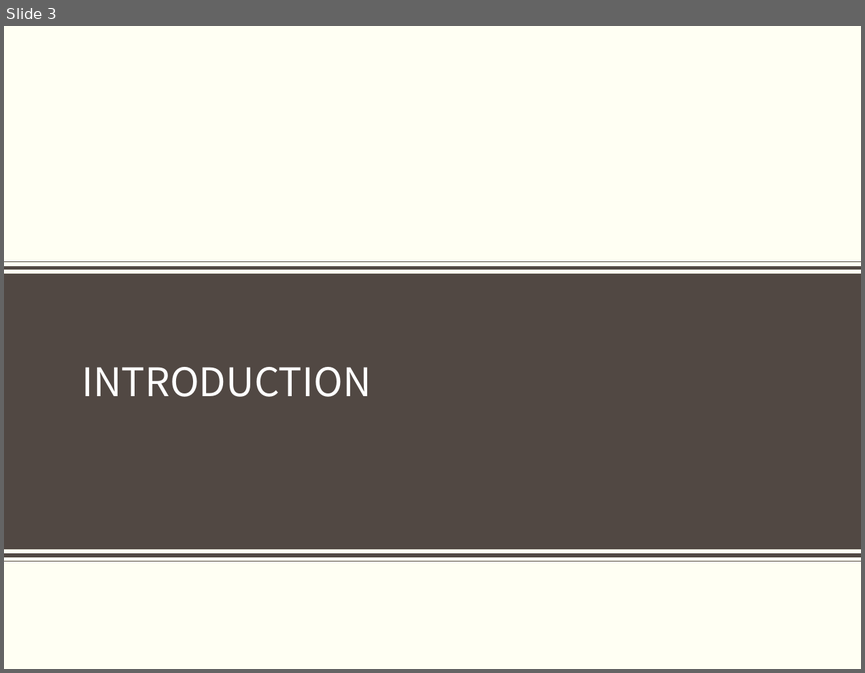
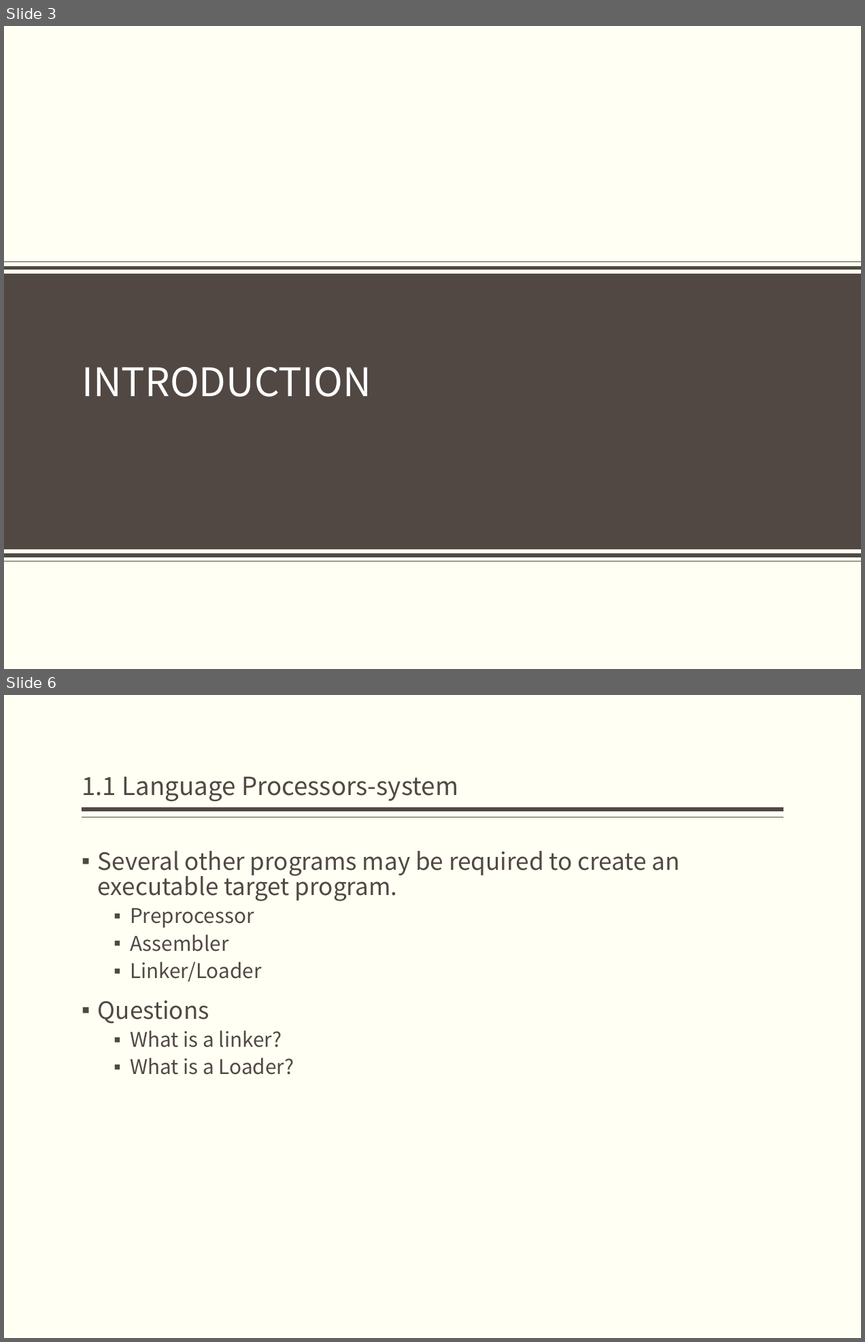
Before and after one commit to bonkboykz/jz81.github.io, a slide deck: course/compiler/LectureNotes/(Spring2017)Lecture1.pptx. Shown one above the other, each under a label of ours: slide 3 before the commit, slides 3 and 6 after it; the slides between them are not shown. The pictures are 865x673 and 865x1342 pixels, drawn with LibreOffice and Linux fonts; fonts in the diff are those of the drawing; background and template pictures are left out. Boxes give left, top, right and bottom in pixels: in the first picture for what was removed or moved away, otherwise in the second. Text is boxed around its words. In the diff, an @@ line names an element or a change of style, - is before the commit and + after.

```diff
--- a/course/compiler/LectureNotes/(Spring2017)Lecture1.pptx
+++ b/course/compiler/LectureNotes/(Spring2017)Lecture1.pptx
@@ slide 6 added at (x1=4, y1=695, x2=861, y2=1338), background #FFFFF3 @@
@@ title added at (x1=82, y1=777, x2=458, y2=801), 21 pt, text #514843 @@
+1.1 Language Processors-system
@@ line added from (784, 809) to (82, 809), #514843 3 pt @@
@@ line added from (784, 817) to (82, 817), #514843 1 pt @@
@@ text added at (x1=98, y1=851, x2=680, y2=1074), 20 pt, text #514843 @@
+▪ Several other programs may be required to create an executable target program.
+  ▪ Preprocessor
+  ▪ Assembler
+  ▪ Linker/Loader
+▪ Questions
+  ▪ What is a linker?
+  ▪ What is a Loader?
```
Also in this commit, not shown: 2 slides changed, 18 other slides added.
